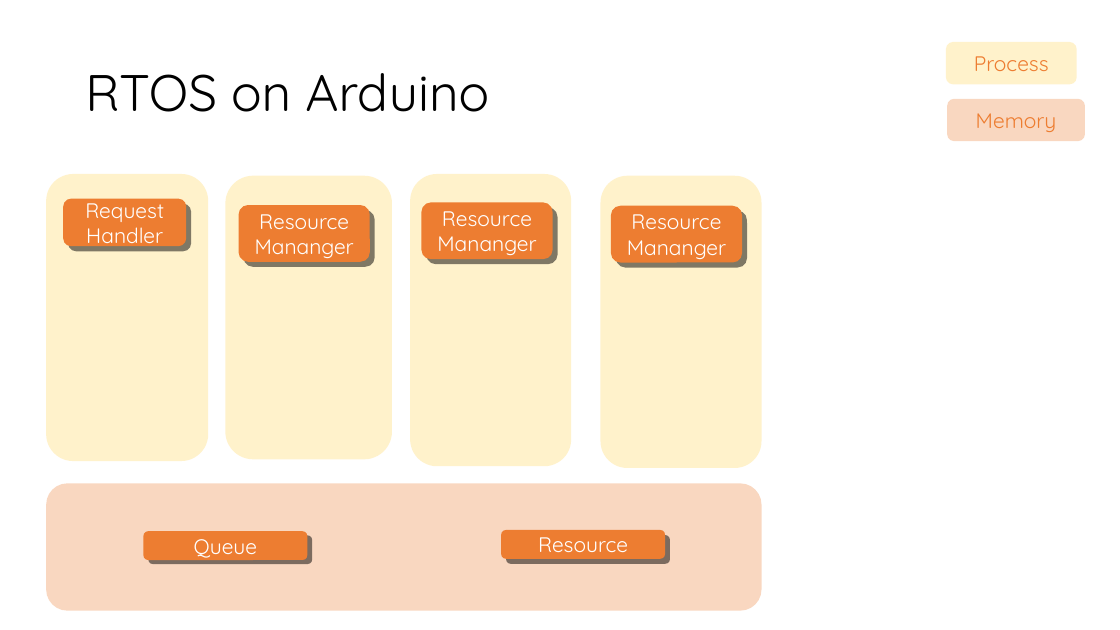
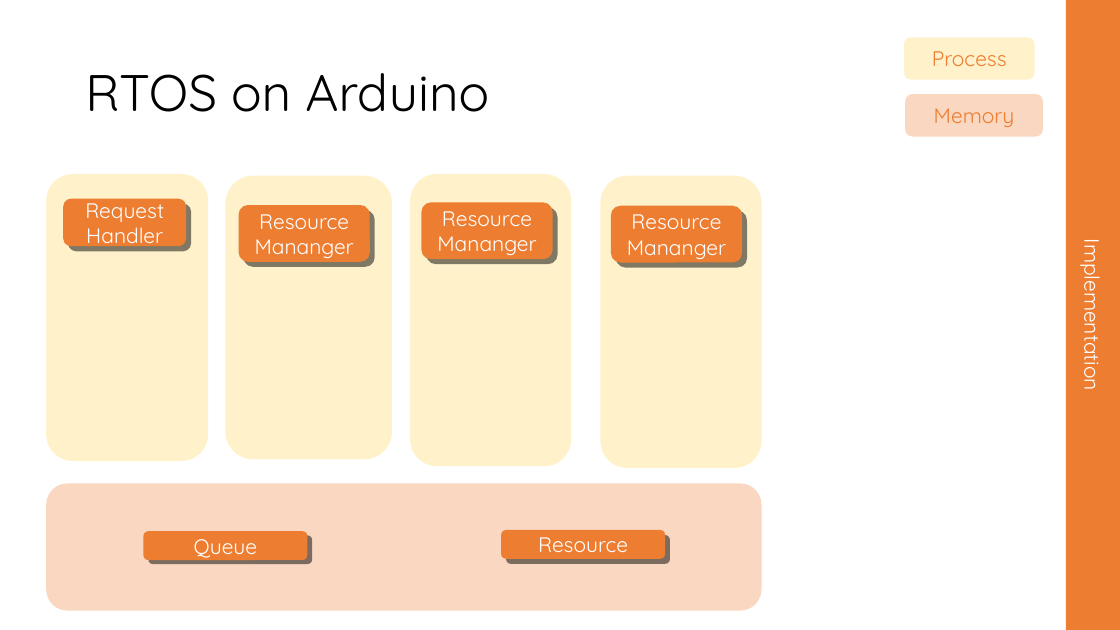
Before and after one commit to Embineer/Embineer, a slide deck: slide 12 of presentation/Autonomous traffic system presentation.pptx. Drawn at 1120x630 pixels with LibreOffice and Linux fonts; fonts in the diff are those of the drawing. Boxes give left, top, right and bottom in pixels: in the first picture for what was removed or moved away, otherwise in the second. Text is boxed around its words. In the diff, an @@ line names an element or a change of style, - is before the commit and + after.

```diff
--- a/presentation/Autonomous traffic system presentation.pptx
+++ b/presentation/Autonomous traffic system presentation.pptx
@@ rectangle added at (1066, 0, 1120, 630), fill #ED7D31, 18 pt, text #FFFFFF @@
+Implementation
@@ rounded rectangle "Process": place and size @@
-rounded rectangle "Process" at (946, 42, 1077, 84)
+rounded rectangle "Process" at (904, 37, 1035, 79)
@@ rounded rectangle "Memory": place and size @@
-rounded rectangle "Memory" at (948, 99, 1086, 141)
+rounded rectangle "Memory" at (906, 94, 1044, 136)
```
Also in this commit, not shown: 11 other slides changed, 2 slides added, 3 other files.
